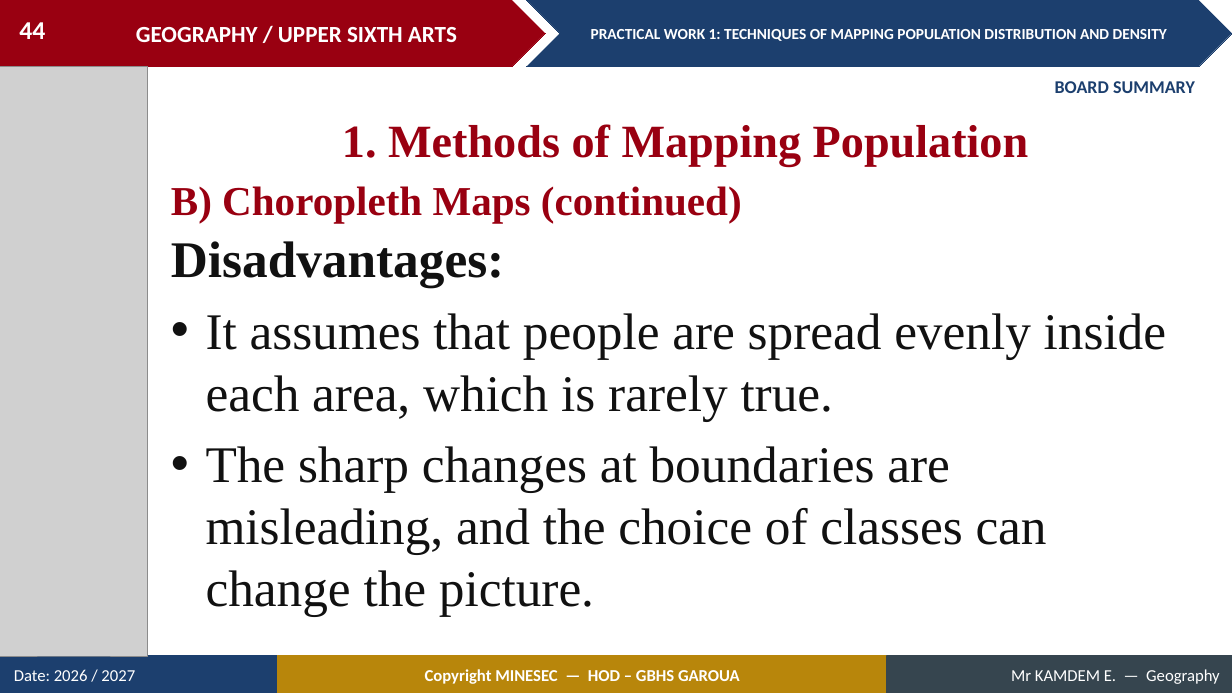
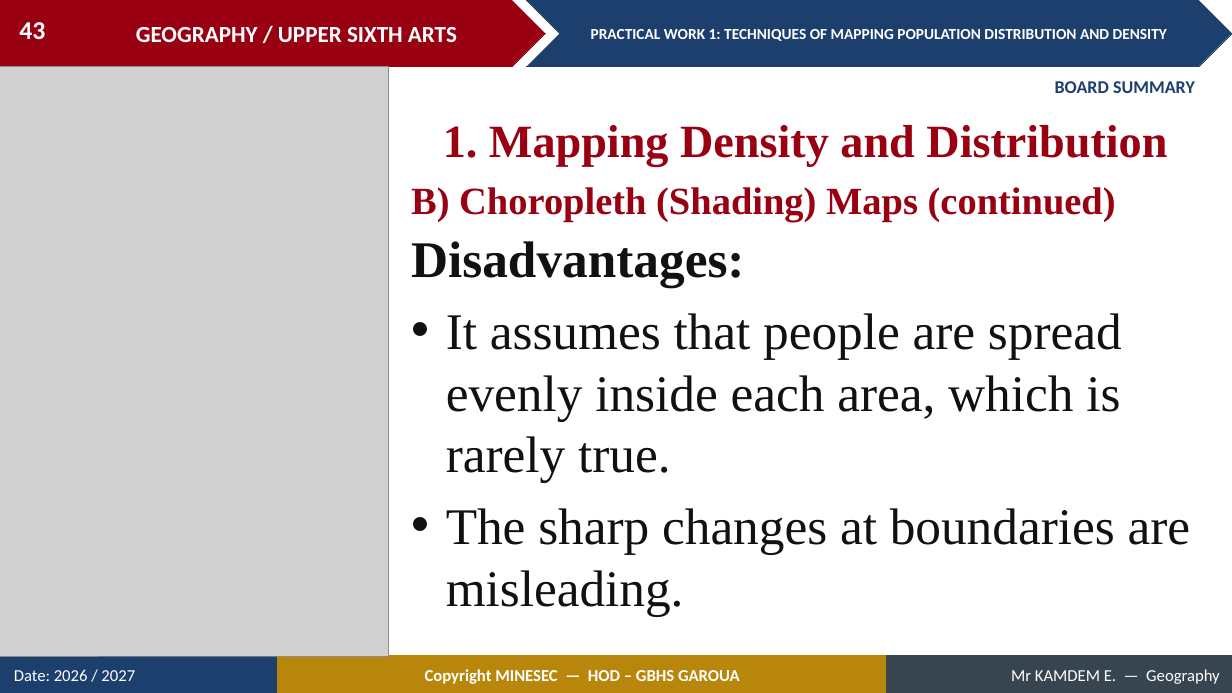
Before and after one commit to Berthautk/linea-github, a slide deck: slide 43 of lecons/USA/Population Geography/03_USA_POP_PW01_Techniques_of_Mapping_Population_Distribution_and_Density.pptx (slide 44 before the commit). Drawn at 1232x693 pixels with LibreOffice and Linux fonts; fonts in the diff are those of the drawing; grey boxes stand for pictures. Boxes give left, top, right and bottom in pixels: in the first picture for what was removed or moved away, otherwise in the second. Text is boxed around its words. In the diff, an @@ line names an element or a change of style, - is before the commit and + after.

```diff
--- a/lecons/USA/Population Geography/03_USA_POP_PW01_Techniques_of_Mapping_Population_Distribution_and_Density.pptx
+++ b/lecons/USA/Population Geography/03_USA_POP_PW01_Techniques_of_Mapping_Population_Distribution_and_Density.pptx
@@ page number at [19,22,45,39]: text changed @@
-44
+43
@@ picture: place and size @@
-picture at [0,67,148,656]
+picture at [0,67,388,656]
@@ text at [443,125,1167,166]: text changed @@
-1. Methods of Mapping Population
+1. Mapping Density and Distribution
@@ text at [411,187,1116,222]: text changed; size 32 to 30 pt @@
-B) Choropleth Maps (continued)
+B) Choropleth (Shading) Maps (continued)
@@ text "Disadvantages:": place and size @@
-text "Disadvantages:" at [171,241,1166,616]
+text "Disadvantages:" at [411,241,1191,616]
@@ text at [446,508,1191,616]: text changed @@
-• The sharp changes at boundaries are misleading, and the choice of classes can change the picture.
+• The sharp changes at boundaries are misleading.
```
Also in this commit, not shown: 29 other slides changed, 2 slides added, 8 slides removed, 3 other files.
